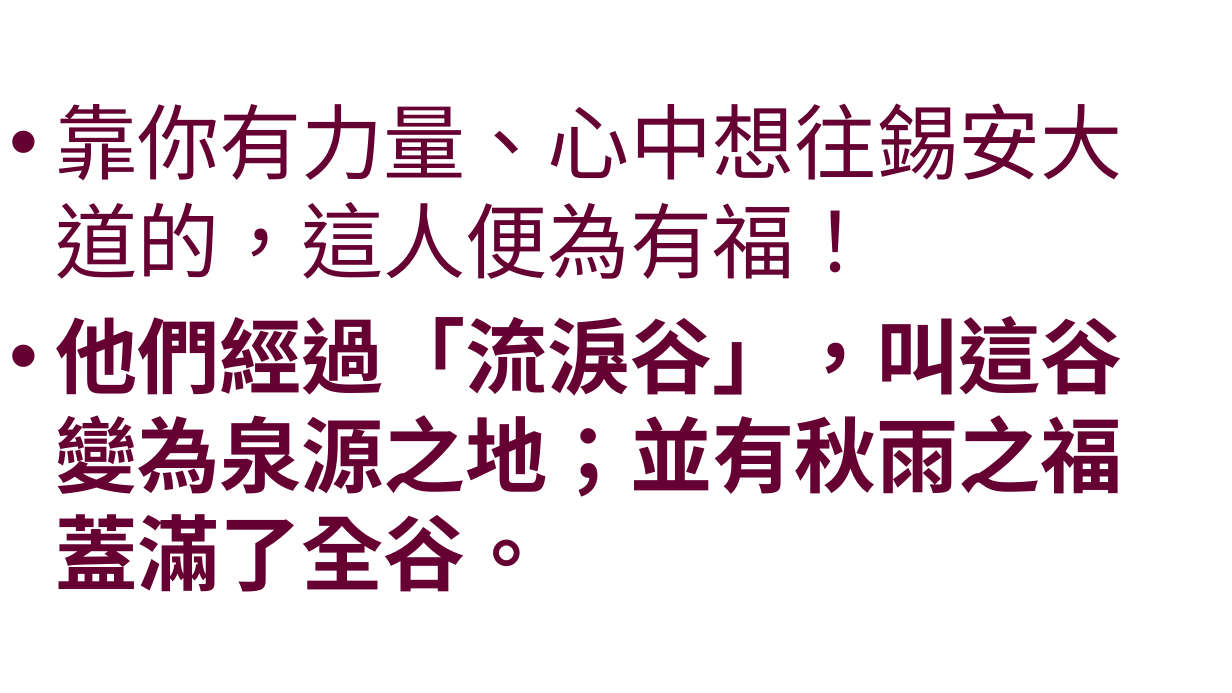
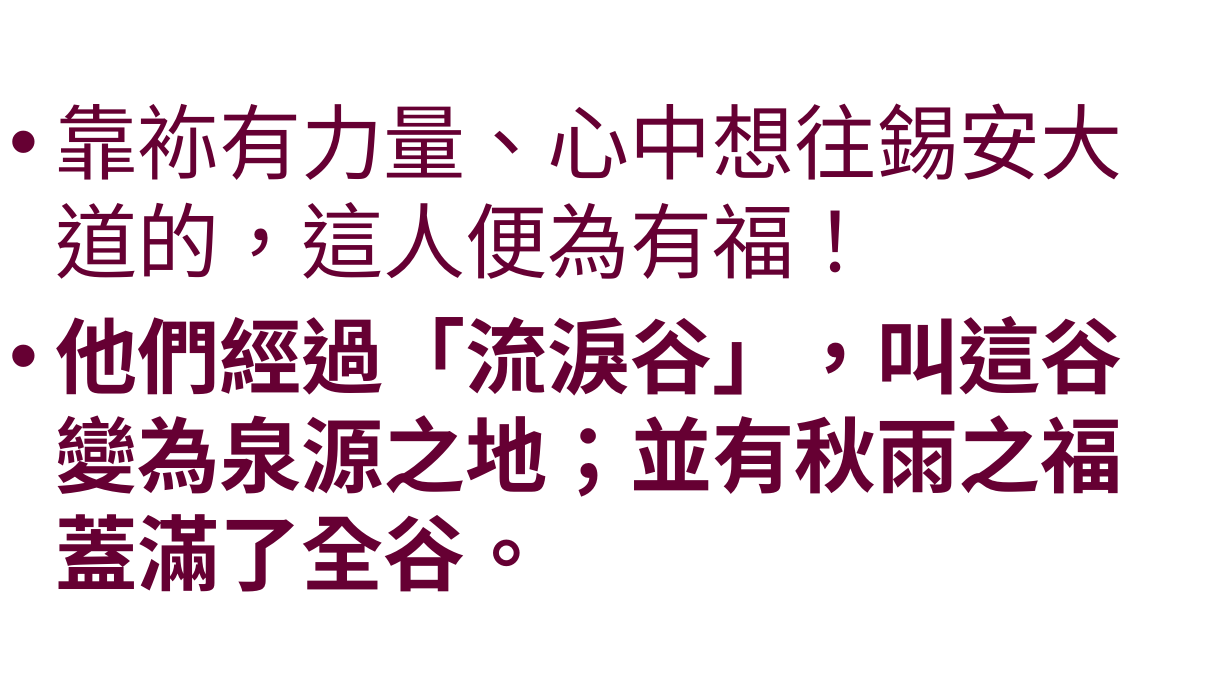
Before and after one commit to batisuoc/worship-resources, a slide deck: slide 4 of 110殿中敬拜.pptx. Drawn at 1232x693 pixels with LibreOffice and Linux fonts; fonts in the diff are those of the drawing; background and template pictures are left out. Boxes give left, top, right and bottom in pixels: in the first picture for what was removed or moved away, otherwise in the second. Text is boxed around its words. In the diff, an @@ line names an element or a change of style, - is before the commit and + after.

```diff
--- a/110殿中敬拜.pptx
+++ b/110殿中敬拜.pptx
@@ text at <box>55,103,1122,279</box>: text changed @@
-• 靠你有力量、心中想往錫安大道的，這人便為有福！
+• 靠袮有力量、心中想往錫安大道的，這人便為有福！
```
Also in this commit, not shown: 5 other slides changed, 1 other file.
